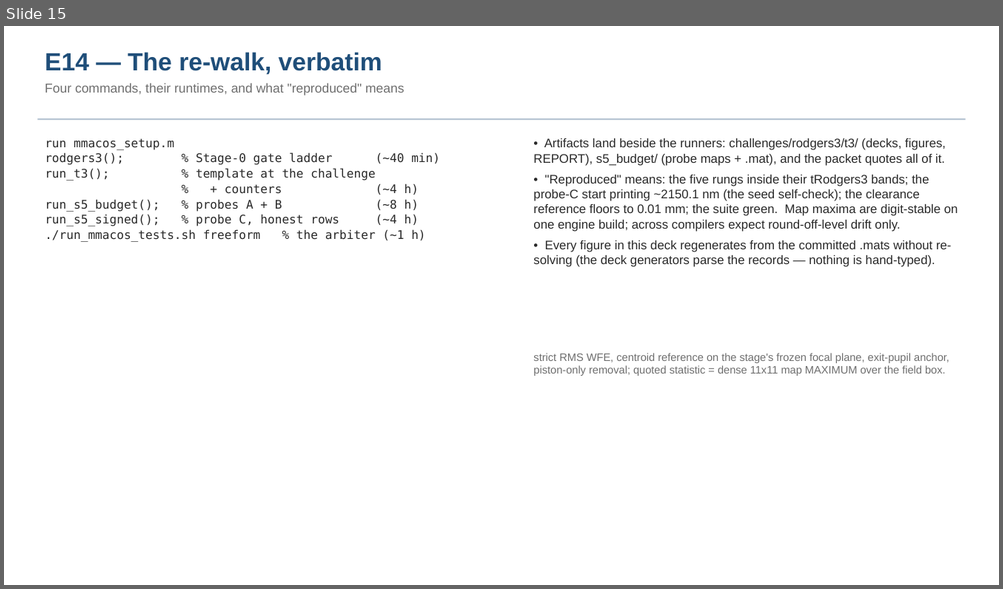
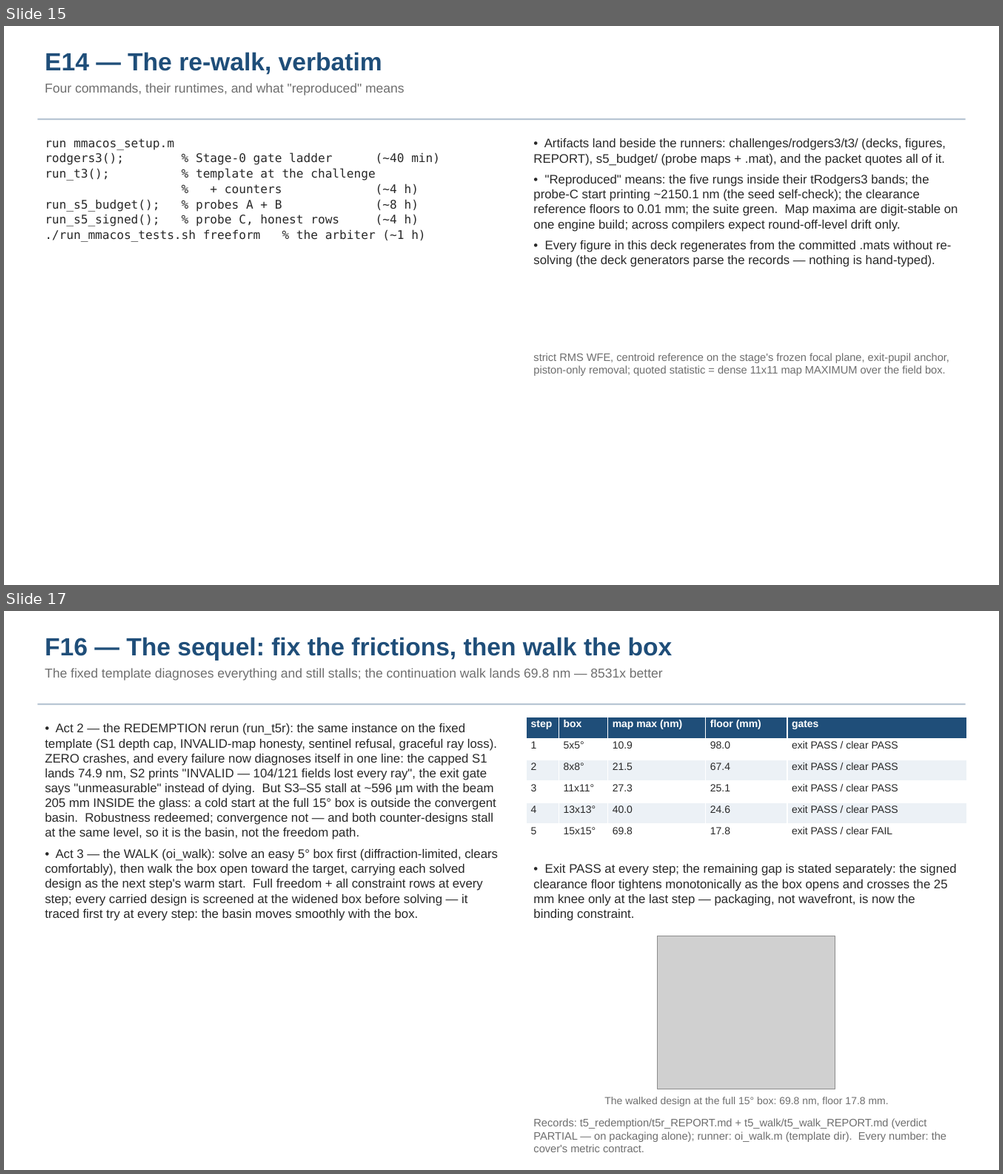
Before and after one commit to nasa-jpl/MACOS_resources, a slide deck: mmacos/challenges/rodgers3/deck_rodgers3_walk.pptx. Shown one above the other, each under a label of ours: slide 15 before the commit, slides 15 and 17 after it; the slides between them are not shown. The pictures are 1003x589 and 1003x1174 pixels, drawn with LibreOffice and Linux fonts; fonts in the diff are those of the drawing; grey boxes stand for pictures. Boxes give left, top, right and bottom in pixels: in the first picture for what was removed or moved away, otherwise in the second. Text is boxed around its words. In the diff, an @@ line names an element or a change of style, - is before the commit and + after.

```diff
--- a/mmacos/challenges/rodgers3/deck_rodgers3_walk.pptx
+++ b/mmacos/challenges/rodgers3/deck_rodgers3_walk.pptx
@@ slide 17 added at (4, 611, 999, 1170), background #FFFFFF @@
@@ text added at (45, 637, 672, 681), 12.5 pt, text #6E6E6E @@
+F16 — The sequel: fix the frictions, then walk the box
+The fixed template diagnoses everything and still stalls; the continuation walk lands 69.8 nm — 8531x better
@@ rectangle added at (37, 703, 965, 705), fill #B8C6D4 @@
@@ table added at (526, 717, 967, 846), 6 rows, 5 columns @@
+step | box | map max (nm) | floor (mm) | gates
+1 | 5x5° | 10.9 | 98.0 | exit PASS / clear PASS
+2 | 8x8° | 21.5 | 67.4 | exit PASS / clear PASS
+3 | 11x11° | 27.3 | 25.1 | exit PASS / clear PASS
+4 | 13x13° | 40.0 | 24.6 | exit PASS / clear PASS
+5 | 15x15° | 69.8 | 17.8 | exit PASS / clear FAIL
@@ text added at (45, 723, 498, 921), 12 pt, text #282828 @@
+• Act 2 — the REDEMPTION rerun (run_t5r): the same instance on the fixed template (S1 depth cap, INVALID-map honesty, sentinel refusal, graceful ray loss). ZERO crashes, and every failure now diagnoses itself in one line: the capped S1 lands 74.9 nm, S2 prints "INVALID — 104/121 fields lost every ray", the exit gate says "unmeasurable" instead of dying. But S3–S5 stall at ~596 µm with the beam 205 mm INSIDE the glass: a cold start at the full 15° box is outside the convergent basin. Robustness redeemed; convergence not — and both counter-designs stall at the same level, so it is the basin, not the freedom path.
+• Act 3 — the WALK (oi_walk): solve an easy 5° box first (diffraction-limited, clears comfortably), then walk the box open toward the target, carrying each solved design as the next step's warm start. Full freedom + all constraint rows at every step; every carried design is screened at the widened box before solving — it traced first try at every step: the basin moves smoothly with the box.
@@ text added at (533, 864, 956, 921), 12 pt, text #282828 @@
+• Exit PASS at every step; the remaining gap is stated separately: the signed clearance floor tightens monotonically as the box opens and crosses the 25 mm knee only at the last step — packaging, not wavefront, is now the binding constraint.
@@ picture added at (657, 937, 835, 1089) @@
@@ text added at (604, 1097, 888, 1107), 10 pt, text #6E6E6E @@
+The walked design at the full 15° box: 69.8 nm, floor 17.8 mm.
@@ text added at (533, 1119, 946, 1153), 10.5 pt, text #6E6E6E @@
+Records: t5_redemption/t5r_REPORT.md + t5_walk/t5_walk_REPORT.md (verdict PARTIAL — on packaging alone); runner: oi_walk.m (template dir). Every number: the cover's metric contract.
```
Also in this commit, not shown: 3 slides changed, 6 other files.
